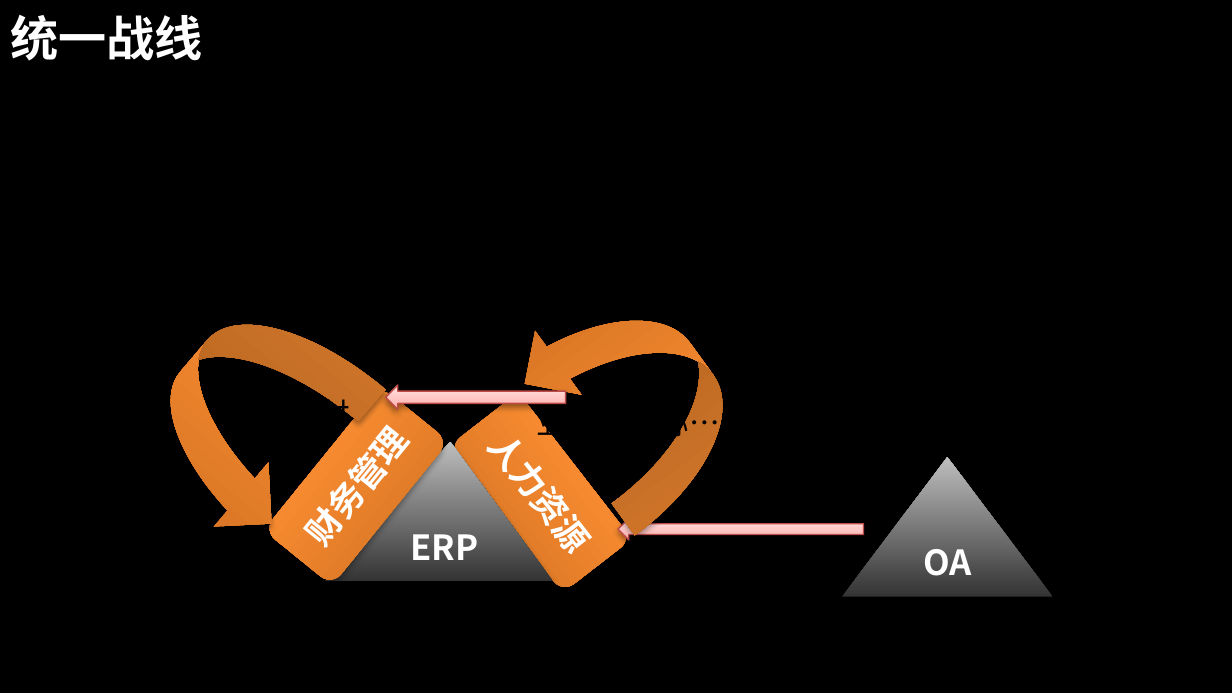
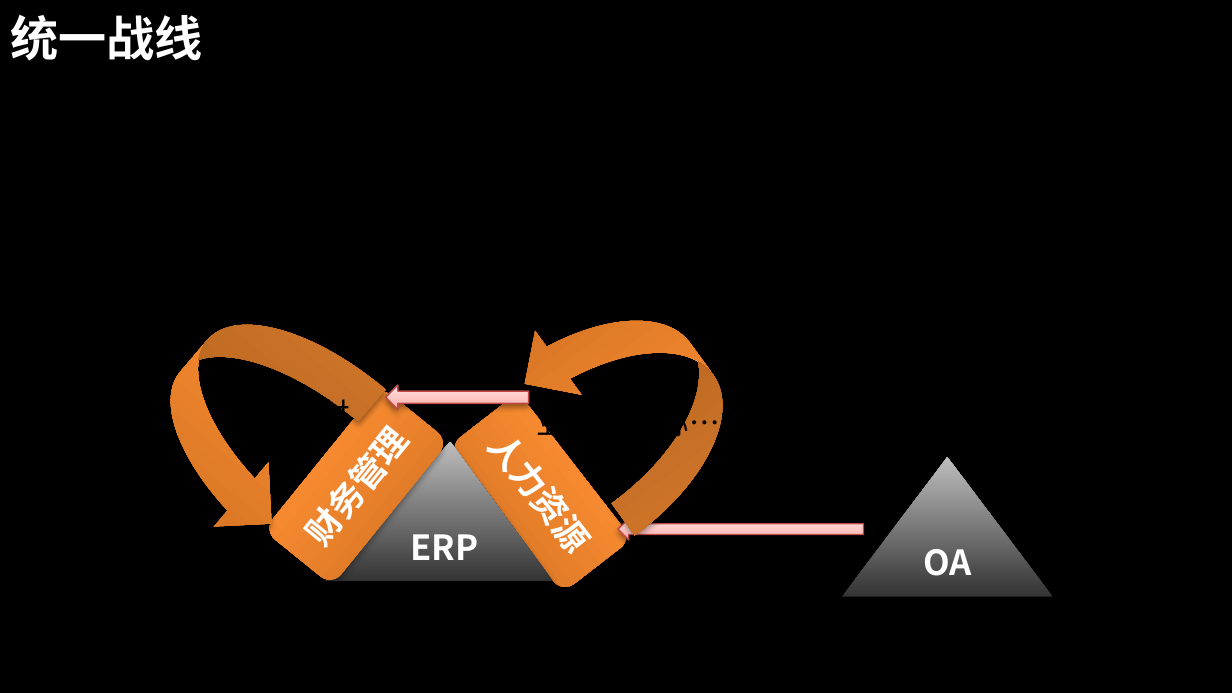
Before and after one commit to dislin/MyProject, a slide deck: slide 9 of Sinopec/Document/你的ERP.pptx. Drawn at 1232x693 pixels with LibreOffice and Linux fonts; fonts in the diff are those of the drawing; background and template pictures are left out. Boxes give left, top, right and bottom in pixels: in the first picture for what was removed or moved away, otherwise in the second. Text is boxed around its words. In the diff, an @@ line names an element or a change of style, - is before the commit and + after.

```diff
--- a/Sinopec/Document/你的ERP.pptx
+++ b/Sinopec/Document/你的ERP.pptx
@@ left arrow resized from (x1=385, y1=385, x2=565, y2=410) to (x1=385, y1=385, x2=528, y2=410) @@
```
Also in this commit, not shown: 13 other slides changed, 4 slides added.
